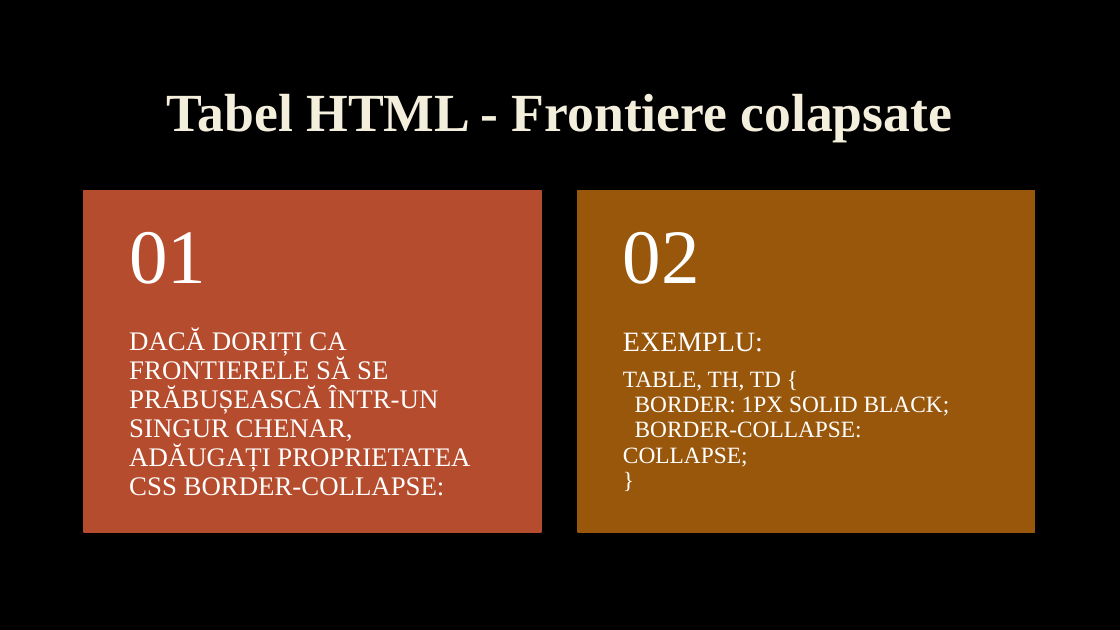
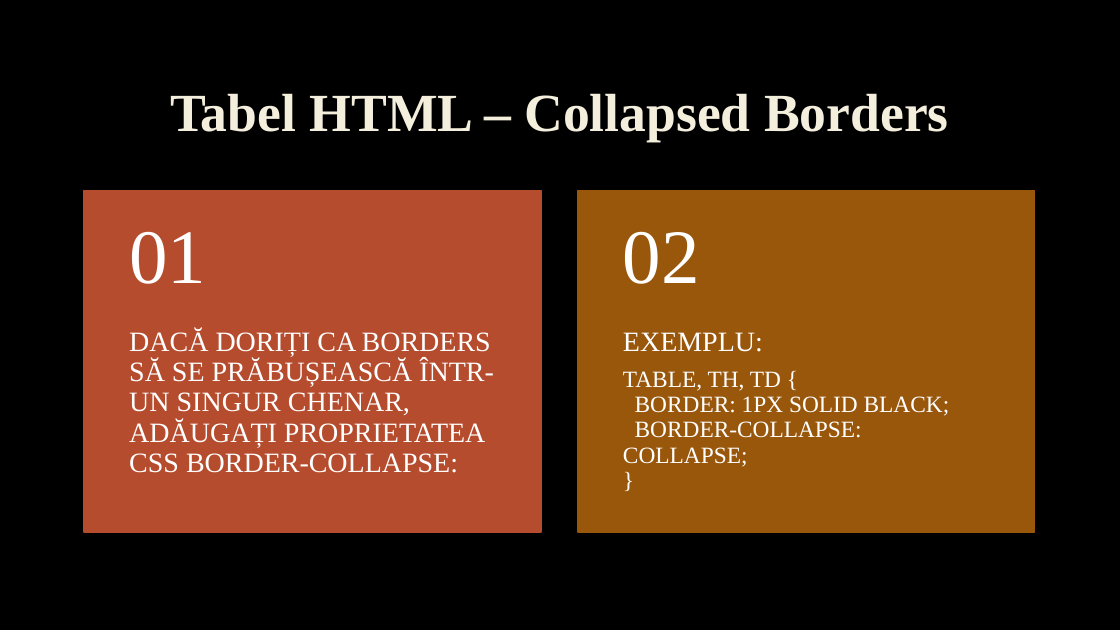
Before and after one commit to JohnyJF/Homework_10C, a slide deck: slide 8 of HTML_Tables_Tulei_Ion_Filat_Fabian.pptx (slide 11 before the commit). Drawn at 1120x630 pixels with LibreOffice and Linux fonts; fonts in the diff are those of the drawing; background and template pictures are left out. Boxes give left, top, right and bottom in pixels: in the first picture for what was removed or moved away, otherwise in the second. Text is boxed around its words. In the diff, an @@ line names an element or a change of style, - is before the commit and + after.

```diff
--- a/HTML_Tables_Tulei_Ion_Filat_Fabian.pptx
+++ b/HTML_Tables_Tulei_Ion_Filat_Fabian.pptx
@@ title at box(170, 93, 949, 141): text changed @@
-Tabel HTML - Frontiere colapsate
+Tabel HTML – Collapsed Borders
@@ text at box(129, 329, 494, 473): text changed; size 23 to 24 pt @@
-DACĂ DORIȚI CA FRONTIERELE SĂ SE PRĂBUȘEASCĂ ÎNTR-UN SINGUR CHENAR, ADĂUGAȚI PROPRIETATEA CSS BORDER-COLLAPSE:
+DACĂ DORIȚI CA BORDERS SĂ SE PRĂBUȘEASCĂ ÎNTR-UN SINGUR CHENAR, ADĂUGAȚI PROPRIETATEA CSS BORDER-COLLAPSE:
```
Also in this commit, not shown: 10 other slides changed, 10 slides added, 13 slides removed, 1 other file.
